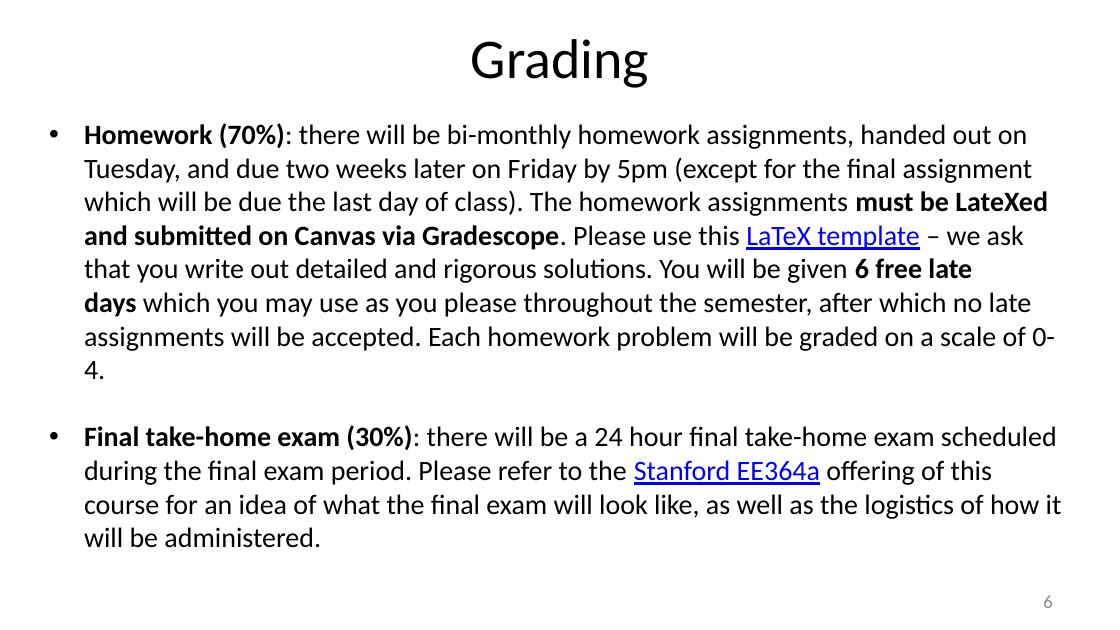
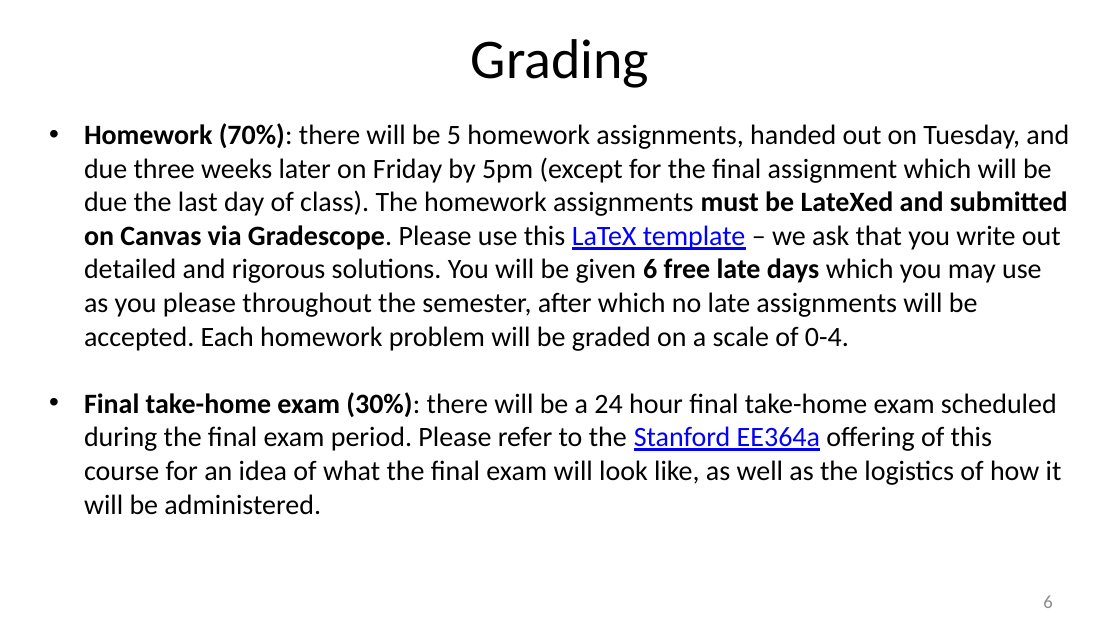
Before and after one commit to nikolaimatni/nikolaimatni.github.io, a slide deck: slide 7 of courses/ese605-spring2022/lecture-slides/logistics.pptx. Drawn at 1120x630 pixels with LibreOffice and Linux fonts; fonts in the diff are those of the drawing. Boxes give left, top, right and bottom in pixels: in the first picture for what was removed or moved away, otherwise in the second. Text is boxed around its words. In the diff, an @@ line names an element or a change of style, - is before the commit and + after.

```diff
--- a/courses/ese605-spring2022/lecture-slides/logistics.pptx
+++ b/courses/ese605-spring2022/lecture-slides/logistics.pptx
@@ text at (84,123,1069,351): text changed @@
-• Homework (70%): there will be bi-monthly homework assignments, handed out on Tuesday, and due two weeks later on Friday by 5pm (except for the final assignment which will be due the last day of class). The homework assignments must be LateXed and submitted on Canvas via Gradescope. Please use this LaTeX template – we ask that you write out detailed and rigorous solutions. You will be given 6 free late days which you may use as you please throughout the semester, after which no late assignments will be accepted. Each homework problem will be graded on a scale of 0-4.
+• Homework (70%): there will be 5 homework assignments, handed out on Tuesday, and due three weeks later on Friday by 5pm (except for the final assignment which will be due the last day of class). The homework assignments must be LateXed and submitted on Canvas via Gradescope. Please use this LaTeX template – we ask that you write out detailed and rigorous solutions. You will be given 6 free late days which you may use as you please throughout the semester, after which no late assignments will be accepted. Each homework problem will be graded on a scale of 0-4.
```
Also in this commit, not shown: 1 other slide changed.
